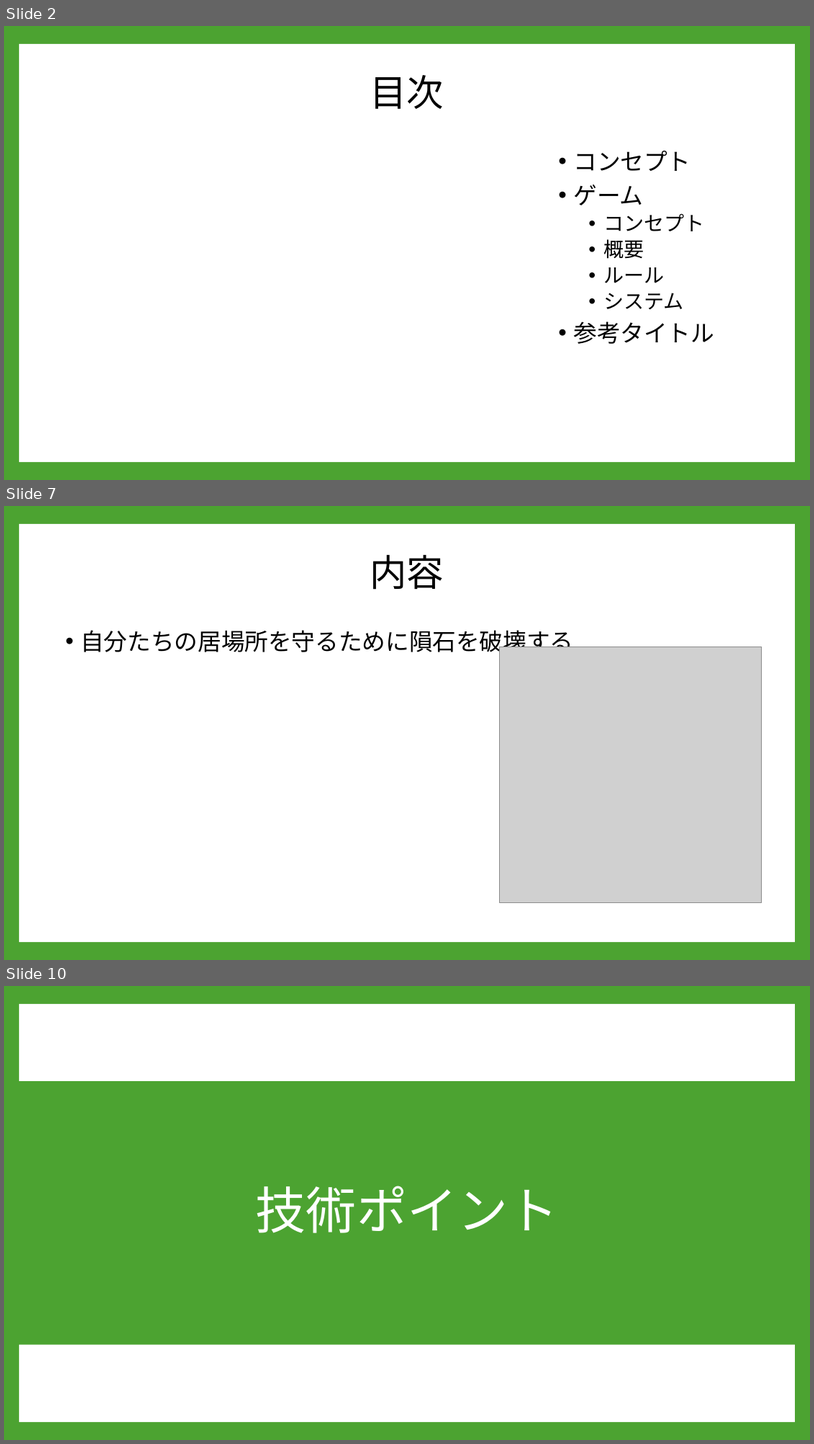
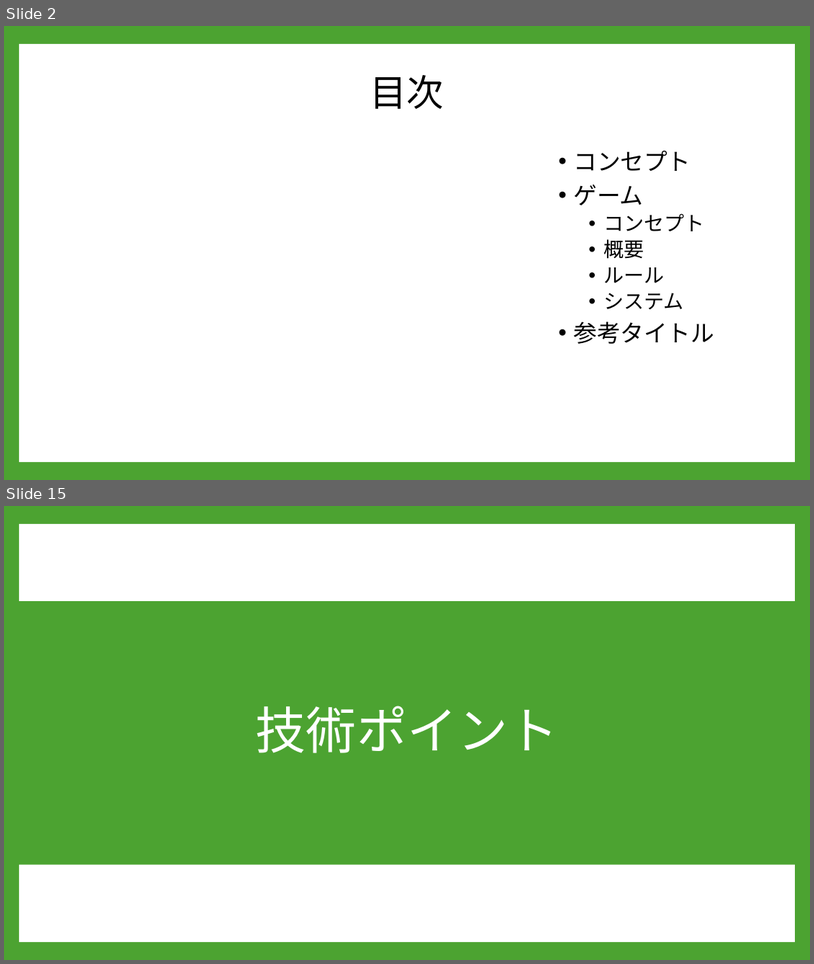
Before and after one commit to A23019/GC_A3_1, a slide deck: 企画/PowerPoint/企画案２.pptx. Shown one above the other, each under a label of ours: slides 2, 7 and 10 before the commit, slides 2 and 15 after it; the slides between them are not shown. The pictures are 814x1444 and 814x964 pixels, drawn with LibreOffice and Linux fonts; fonts in the diff are those of the drawing; grey boxes stand for pictures; background and template pictures are left out. Boxes give left, top, right and bottom in pixels: in the first picture for what was removed or moved away, otherwise in the second. Text is boxed around its words. In the diff, an @@ line names an element or a change of style, - is before the commit and + after.

```diff
--- a/企画/PowerPoint/企画案２.pptx
+++ b/企画/PowerPoint/企画案２.pptx
@@ slide 7 removed at [4,506,810,960], background #4CA331; not listed: 1 template element that a slide beside it also shows @@
@@ title removed at [370,555,445,590] @@
-内容
@@ text removed at [80,630,574,656] @@
-• 自分たちの居場所を守るために隕石を破壊する
@@ picture removed at [500,646,763,902] @@
@@ what was slide 10 is now slide 15 @@
```
Also in this commit, not shown: 10 slides changed, 8 slides added, 2 other files.
